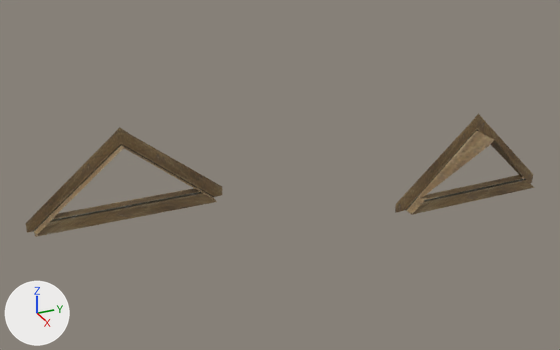
The COLLADA model client/art/meshes/props/hele_house_b_gables.dae as it was, and as the next commit left it.
Rendered twice from a camera (50 mm lens) standing at (0.315, -0.215, 0.43) and looking at (-0.128, -0.015, 0.208). Lighting does not change. The marker at lower left points along +X, +Y and +Z. Where no turn or scale is listed for an object, it has been applied to the vertices.

The first picture shows 'gables'.
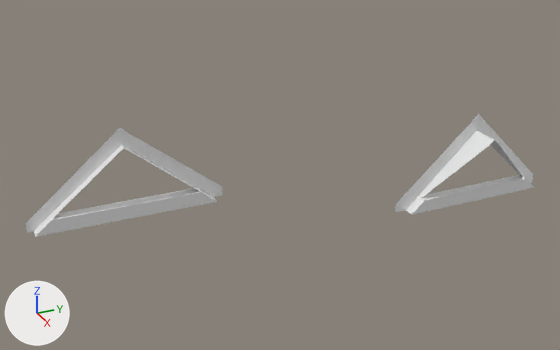
Edits to the bpy script that builds the scene:
```text
Change me_gablesmesh:
    where me_gablesmesh.from_pydata(...)  # 44 vertices, 58 faces; spans x -0.218..-0.122, y -0.153..0.208, z 0.167..0.232
    remove me_gablesmesh.materials.append(mat_07___default)  # picture img_hele_struct_b_png
```

Boxes (x1, y1, x2, y2) around the edits, measured in the pictures (560 x 350 px):
'gables', recoloured (brown to grey): (25, 113, 534, 237) in both
